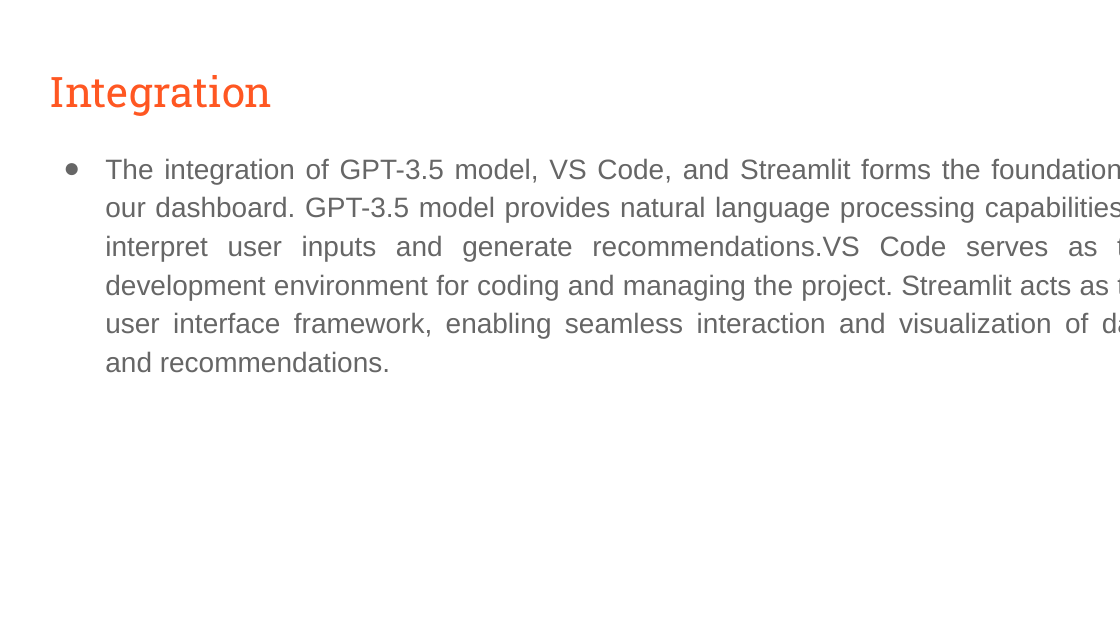
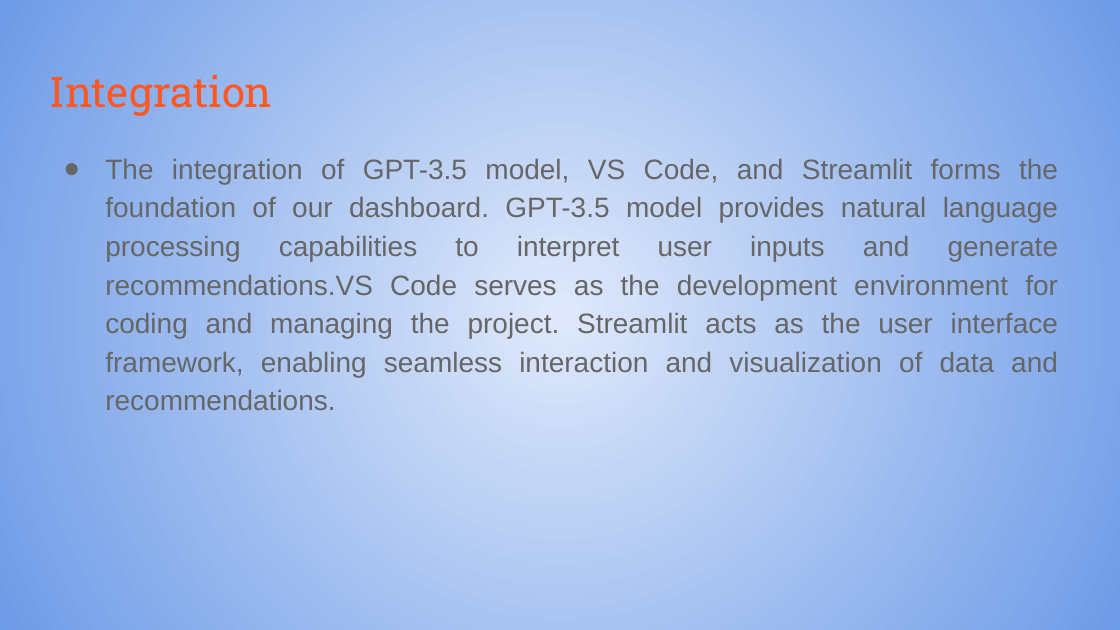
Before and after one commit to arslan719/Capstone_Project_5588, a slide deck: slide 14 of Humanlytics.pptx (slide 11 before the commit). Drawn at 1120x630 pixels with LibreOffice and Linux fonts; fonts in the diff are those of the drawing. Boxes give left, top, right and bottom in pixels: in the first picture for what was removed or moved away, otherwise in the second. Text is boxed around its words. In the diff, an @@ line names an element or a change of style, - is before the commit and + after.

```diff
--- a/Humanlytics.pptx
+++ b/Humanlytics.pptx
@@ background #FFFFFF to gradient #DFE9FB to #6E9BE7 @@
@@ text "The integration of GPT-3.5 model, ..." rewrapped from [105, 158, 1120, 373] to [105, 158, 1058, 410] @@
```
Also in this commit, not shown: 8 other slides changed, 5 slides added, 11 slides removed.
